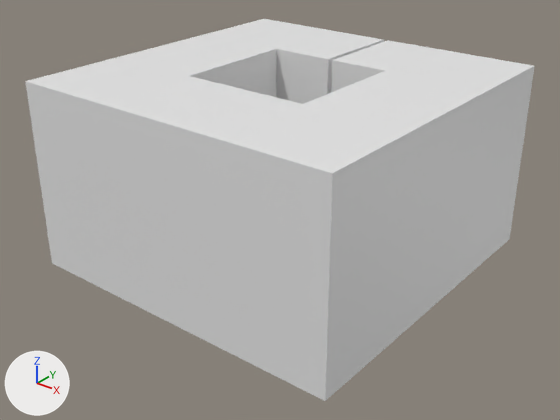
A saved change to the glTF model hackathon/models/room_5_4.glb.
The view is the same before and after, from a camera (50 mm lens) standing at (3.59, 1.64, 5.19) and looking at (-2.1, 8.75, 0.78). The axes (+X, +Y, +Z) are drawn at lower left. The lights are the same throughout. Objects named as collision shapes, trigger or cutter boxes, shadow casters or lower levels of detail are left out. Where no turn or scale is listed for an object, it has been applied to the vertices.

Names of what the first picture shows: 'komnata_5_tupik'.
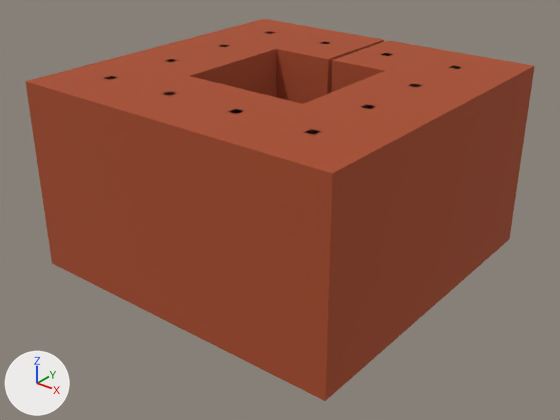
The newer file is also turned or shifted as a whole; pictures and numbers use the older file's frame.

The change in detail:
Material 'Material.127' (mat_material_127) is new.
Its base color is (0.402, 0.0742, 0.0242) (brown #aa4d2b).
Its metallic is 0.0213.
Its roughness is 0.968.
Material 'Material.128' (mat_material_128) is new.
Its base color is (1.0, 1.0, 1.0) (white #ffffff).
Its metallic is 1.0.
Its roughness is 1.0.
Its emission strength is 1.0.
Material 'Material.137' (mat_material_137) is new.
Its base color is (0.259, 0.259, 0.259) (grey #8b8b8b).
Its metallic is 0.895.
Its roughness is 0.359.
Material 'Material.135' (mat_material_135) is new.
Its base color is (0.0, 0.0, 0.0) (black #000000).
Its metallic is 0.0727.
Its roughness is 0.973.
Material 'Material.131' (mat_material_131) is new.
Its base color is (0.00425, 0.00403, 0.311) (blue #0e0d97).
Its metallic is 0.0545.
Its roughness is 0.923.
Material 'Material.136' (mat_material_136) is new.
Its base color is (0.512, 0.512, 0.512) (grey #bebebe).
Its metallic is 0.15.
Its roughness is 0.845.
Material 'Material.139' (mat_material_139) is new.
Its base color is (0.00305, 0.0891, 0.0) (dark green #0a5400).
Its metallic is 0.105.
Its roughness is 0.827.
Material 'Material.132' (mat_material_132) is new.
Its base color is (0.188, 0.0, 0.00122) (dark red #780004).
Its metallic is 0.0727.
Its roughness is 0.9.
Material 'Material.134' (mat_material_134) is new.
Its base color is (0.00228, 0.0529, 0.0) (dark green #084100).
Its metallic is 0.0727.
Its roughness is 0.873.
Material 'Material.133' (mat_material_133) is new.
Its base color is (0.0, 0.0, 0.0) (black #000000).
Its metallic is 0.0818.
Its roughness is 0.932.
Material 'Material.130' (mat_material_130) is new.
Its base color is (0.0247, 0.00884, 0.00435) (brown #2c170e).
Its metallic is 0.105.
Its roughness is 0.909.
Material 'Material.140' (mat_material_140) is new.
Its base color is (0.8, 0.8, 0.8) (white #e7e7e7).
Its metallic is 0.0773.
Its roughness is 0.941.
Material 'Material.129' (mat_material_129) is new.
Its base color is (0.0, 0.0, 0.0) (black #000000).
Its metallic is 0.0364.
Its roughness is 0.909.
Material 'Material.138' (mat_material_138) is new.
Its base color is (0.0388, 0.0225, 0.00407) (brown #37290d).
Its metallic is 0.05.
Its roughness is 0.85.
me_cube_013 has 38 vertices, 72 faces and spans x -2.12..2.34, y -2.5..1.95, z -1.25..1.25.
me_cube_013 now uses material mat_material_127 (brown #aa4d2b).
Mesh me_plane_009 is new.
It has 3378 vertices, 5996 faces and spans x -2.24..2.23, y -2.23..2.2, z 0.02..2.51.
It uses material mat_material_128 (white #ffffff).
It uses material mat_material_129 (black #000000).
It uses material mat_material_130 (brown #2c170e).
It uses material mat_material_131 (blue #0e0d97).
It uses material mat_material_132 (dark red #780004).
It uses material mat_material_133 (black #000000).
It uses material mat_material_134 (dark green #084100).
It uses material mat_material_135 (black #000000).
It uses material mat_material_136 (grey #bebebe).
It uses material mat_material_137 (grey #8b8b8b).
It uses material mat_material_138 (brown #37290d).
It uses material mat_material_139 (dark green #0a5400).
It uses material mat_material_140 (white #e7e7e7).
Object 'Plane.001' (ob_plane_001) is new; it shows me_plane_009.
Its location is (-2.17, 9.01, 0.02).

Changed parts and their boxes (x1, y1, x2, y2) in the pictures (560 x 420 px):
'komnata_5_tupik', recoloured (grey to brown)
    both: (25, 19, 535, 401)
'Plane.001', added
    after: (105, 32, 460, 135)
